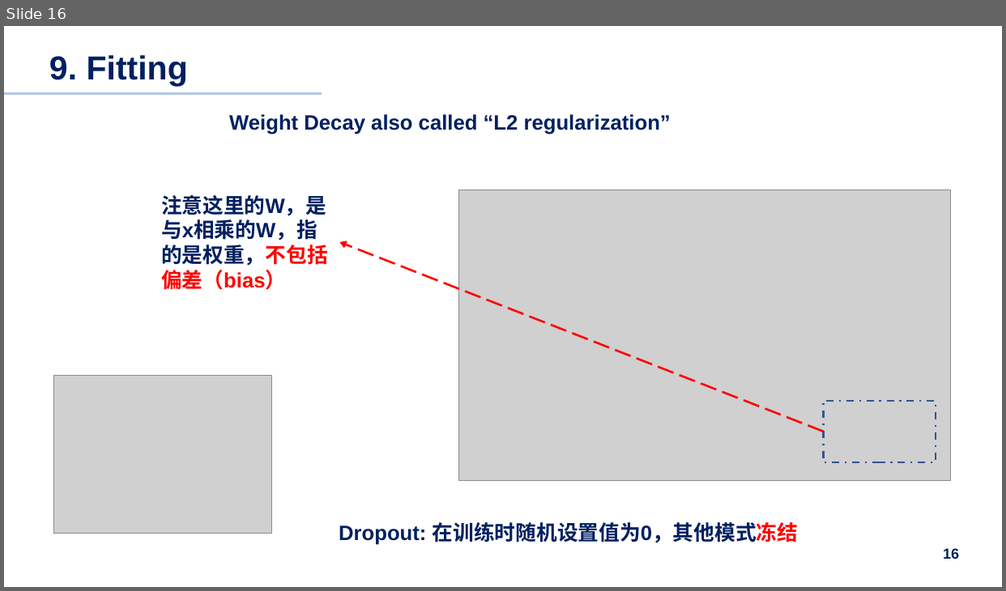
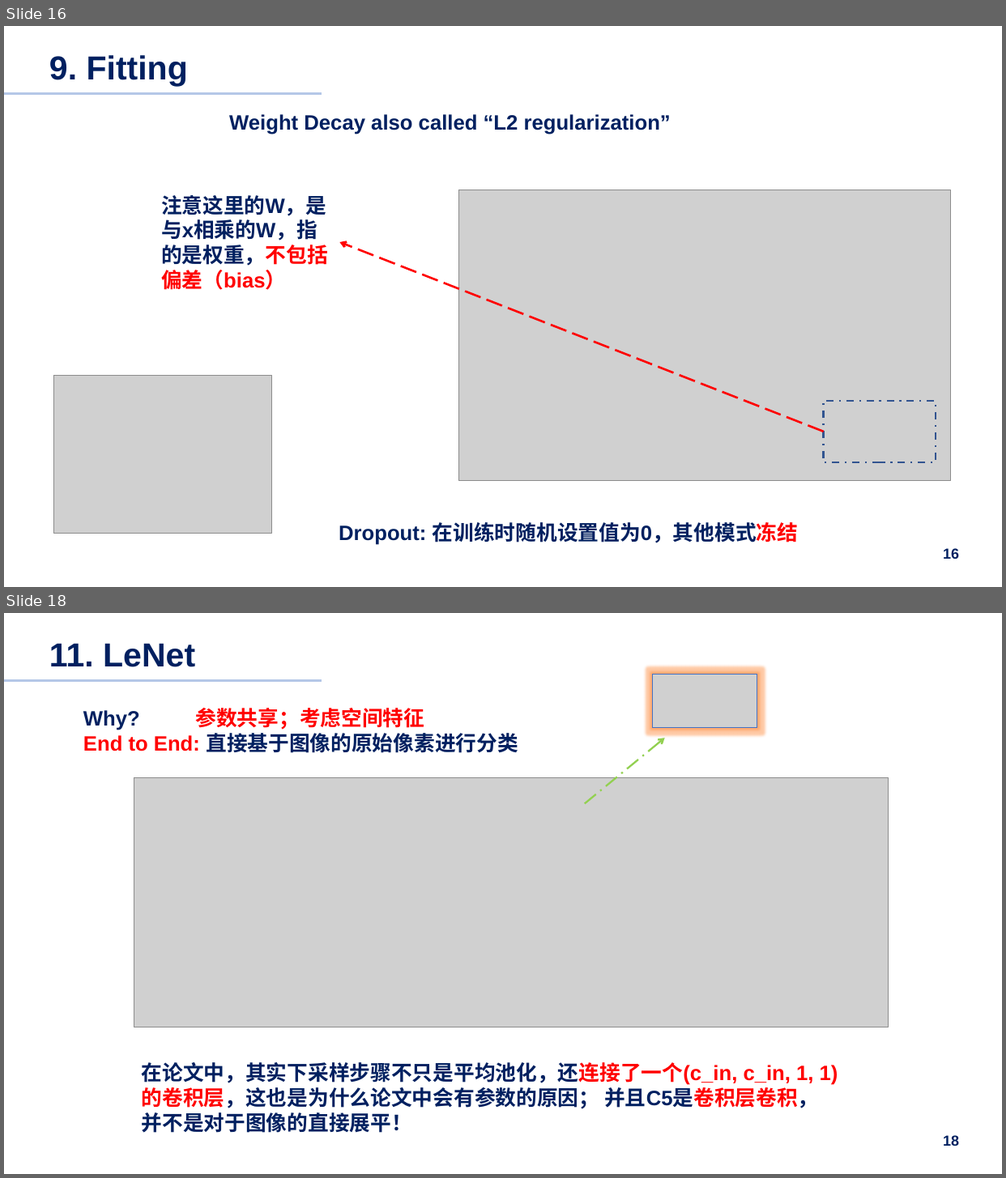
Before and after one commit to pilipala5/Neural-Network-from-zero-to-hero, a slide deck: Summary.pptx. Shown one above the other, each under a label of ours: slide 16 before the commit, slides 16 and 18 after it; the slides between them are not shown. The pictures are 1006x591 and 1006x1178 pixels, drawn with LibreOffice and Linux fonts; fonts in the diff are those of the drawing; grey boxes stand for pictures. Boxes give left, top, right and bottom in pixels: in the first picture for what was removed or moved away, otherwise in the second. Text is boxed around its words. In the diff, an @@ line names an element or a change of style, - is before the commit and + after.

```diff
--- a/Summary.pptx
+++ b/Summary.pptx
@@ slide 18 added at box(4, 613, 1002, 1174), background #FFFFFF @@
@@ title added at box(49, 643, 195, 667), 32 pt, text #002060, bold @@
+11. LeNet
@@ line added from (4, 680) to (322, 680), #B4C7E7 2.5 pt @@
@@ picture added at box(653, 675, 757, 727) @@
@@ text added at box(83, 708, 518, 753), 20 pt, text #FF0000, bold @@
+Why? 参数共享；考虑空间特征
+End to End: 直接基于图像的原始像素进行分类
@@ arrow added from (585, 804) to (665, 738), #92D050 1.75 pt dashed @@
@@ picture added at box(134, 777, 889, 1027) @@
@@ text added at box(142, 1063, 838, 1133), 20 pt, text #002060, bold @@
+在论文中，其实下采样步骤不只是平均池化，还连接了一个(c_in, c_in, 1, 1)的卷积层，这也是为什么论文中会有参数的原因； 并且C5是卷积层卷积，并不是对于图像的直接展平！
@@ page number added at box(943, 1135, 959, 1146), 14 pt, text #002060, bold @@
+18
```
Also in this commit, not shown: 1 slide changed, 2 other slides added, 40 other files.
